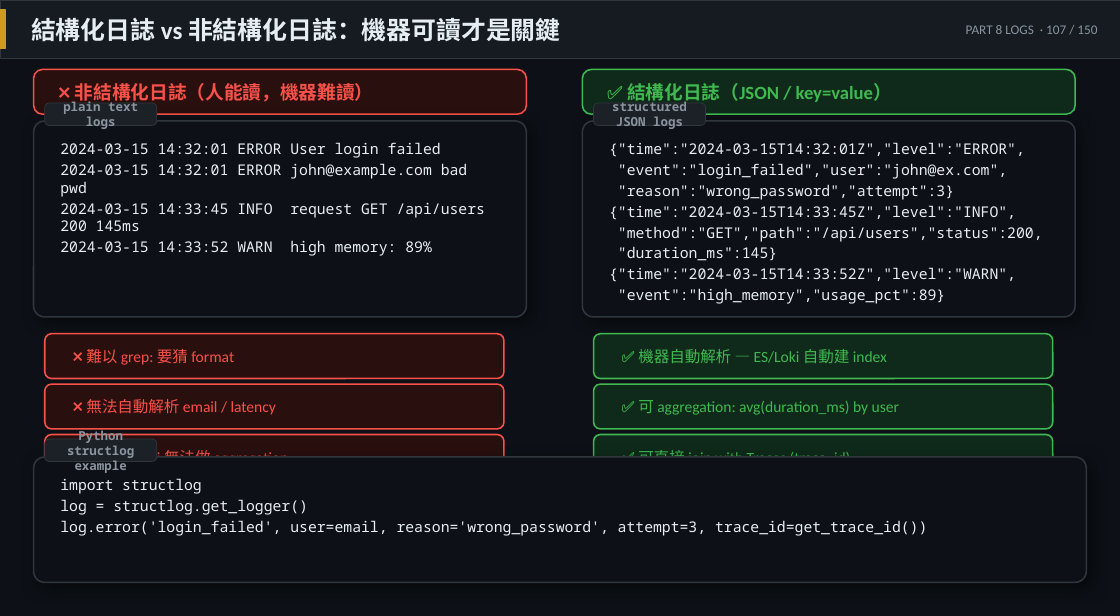
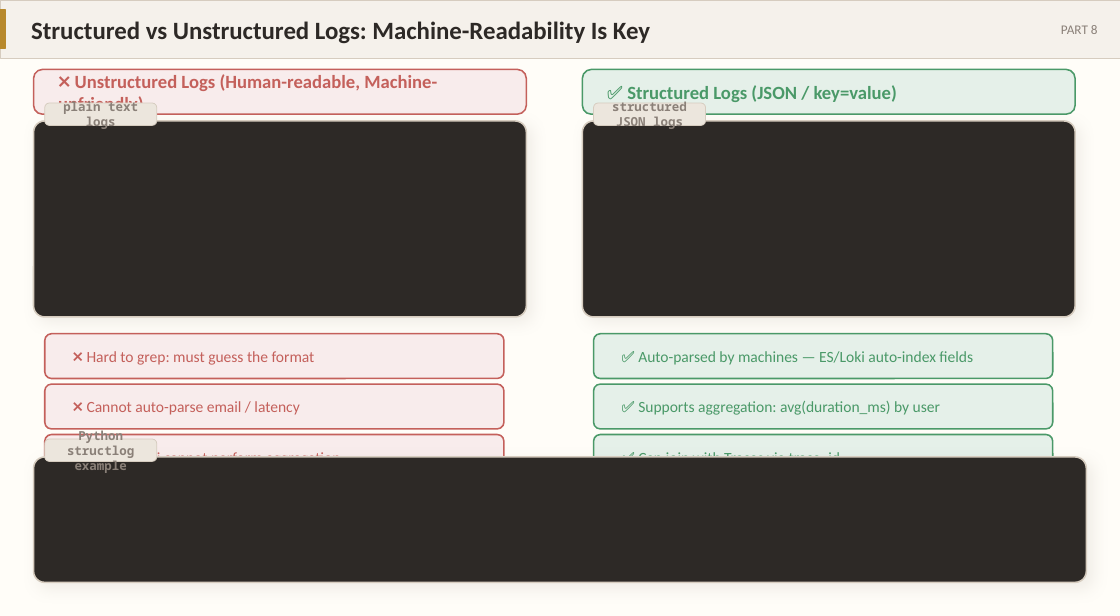
Before and after one commit to hwchiu/moslides, a slide deck: slide 67 of output/cloud_native_slides_final.pptx. Drawn at 1120x616 pixels with LibreOffice and Linux fonts; fonts in the diff are those of the drawing. Boxes give left, top, right and bottom in pixels: in the first picture for what was removed or moved away, otherwise in the second. Text is boxed around its words. In the diff, an @@ line names an element or a change of style, - is before the commit and + after.

```diff
--- a/output/cloud_native_slides_final.pptx
+++ b/output/cloud_native_slides_final.pptx
@@ background #0D1117 to #FFFDF8 @@
@@ rectangle at bbox=[0, 0, 1120, 58]: fill #161B22 to #F5F1EB; outline #30363D 0.5 pt to #D6CCBF 0.5 pt @@
@@ rectangle at bbox=[0, 10, 6, 48]: fill #D29922 to #B8892C; outline #D29922 1 pt to #B8892C 1 pt @@
@@ text at bbox=[31, 21, 650, 43]: text changed; text colour #E6EDF3 to #2D2926 @@
-結構化日誌 vs 非結構化日誌：機器可讀才是關鍵
+Structured vs Unstructured Logs: Machine-Readability Is Key
@@ text at bbox=[1061, 25, 1098, 34]: text changed; text colour #8B949E to #8A8078 @@
-PART 8 LOGS · 107 / 150
+PART 8
@@ text at bbox=[58, 74, 437, 114]: text changed; text colour #F85149 to #C4605B @@
-❌ 非結構化日誌（人能讀，機器難讀）
+❌ Unstructured Logs (Human-readable, Machine-unfriendly)
@@ text at bbox=[627, 85, 897, 104]: text changed; text colour #3FB950 to #4A9968 @@
-✅ 結構化日誌（JSON / key=value）
+✅ Structured Logs (JSON / key=value)
@@ text removed at bbox=[60, 142, 485, 256] @@
-2024-03-15 14:32:01 ERROR User login failed
-2024-03-15 14:32:01 ERROR john@example.com bad pwd
-2024-03-15 14:33:45 INFO request GET /api/users 200 145ms
-2024-03-15 14:33:52 WARN high memory: 89%
@@ text removed at bbox=[609, 142, 1043, 304] @@
-{"time":"2024-03-15T14:32:01Z","level":"ERROR",
-"event":"login_failed","user":"john@ex.com",
-"reason":"wrong_password","attempt":3}
-{"time":"2024-03-15T14:33:45Z","level":"INFO",
-"method":"GET","path":"/api/users","status":200,
-"duration_ms":145}
-{"time":"2024-03-15T14:33:52Z","level":"WARN",
-"event":"high_memory","usage_pct":89}
@@ text at bbox=[87, 351, 315, 365]: text changed; text colour #F85149 to #C4605B @@
-❌ 難以 grep: 要猜 format
+❌ Hard to grep: must guess the format
@@ text at bbox=[638, 351, 973, 365]: text changed; text colour #3FB950 to #4A9968 @@
-✅ 機器自動解析 — ES/Loki 自動建 index
+✅ Auto-parsed by machines — ES/Loki auto-index fields
@@ text at bbox=[87, 401, 299, 415]: text changed; text colour #F85149 to #C4605B @@
-❌ 無法自動解析 email / latency
+❌ Cannot auto-parse email / latency
@@ text at bbox=[638, 401, 940, 415]: text changed; text colour #3FB950 to #4A9968 @@
-✅ 可 aggregation: avg(duration_ms) by user
+✅ Supports aggregation: avg(duration_ms) by user
@@ fill #2A0F0F to #F8ECEC; outline #F85149 1 pt to #C4605B 1 pt in 4 elements at bbox=[34, 69, 526, 114], bbox=[45, 334, 504, 379], bbox=[45, 384, 504, 429], bbox=[45, 435, 504, 479] @@
@@ fill #1C2128 to #ECE6DD; outline #30363D 0.5 pt to #D6CCBF 0.5 pt in 3 elements at bbox=[45, 103, 157, 125], bbox=[594, 103, 706, 125], bbox=[45, 439, 157, 461] @@
@@ text colour #8B949E to #8A8078 in 3 elements at bbox=[63, 99, 138, 130], bbox=[612, 101, 687, 130], bbox=[67, 428, 134, 474] @@
@@ text at bbox=[87, 449, 340, 467]: text changed; text colour #F85149 to #C4605B @@
-❌ Kibana/Loki 無法做 aggregation
+❌ Kibana/Loki cannot perform aggregation
@@ fill #0F2A1A to #E5F0E9; outline #3FB950 1 pt to #4A9968 1 pt in 4 elements at bbox=[582, 69, 1075, 114], bbox=[594, 334, 1053, 379], bbox=[594, 384, 1053, 429], bbox=[594, 435, 1053, 479] @@
@@ text at bbox=[638, 449, 840, 467]: text changed; text colour #3FB950 to #4A9968 @@
-✅ 可直接 join with Traces (trace_id)
+✅ Can join with Traces via trace_id
@@ fill #0D1117 to #2D2926; outline #30363D 1 pt to #D6CCBF 1 pt; shadow changed in 3 elements at bbox=[34, 121, 526, 317], bbox=[582, 121, 1075, 317], bbox=[34, 457, 1086, 582] @@
@@ text removed at bbox=[60, 478, 927, 536] @@
-import structlog
-log = structlog.get_logger()
-log.error('login_failed', user=email, reason='wrong_password', attempt=3, trace_id=get_trace_id())
```
Also in this commit, not shown: 94 other slides changed, 15 slides added, 15 slides removed, 25 other files.
